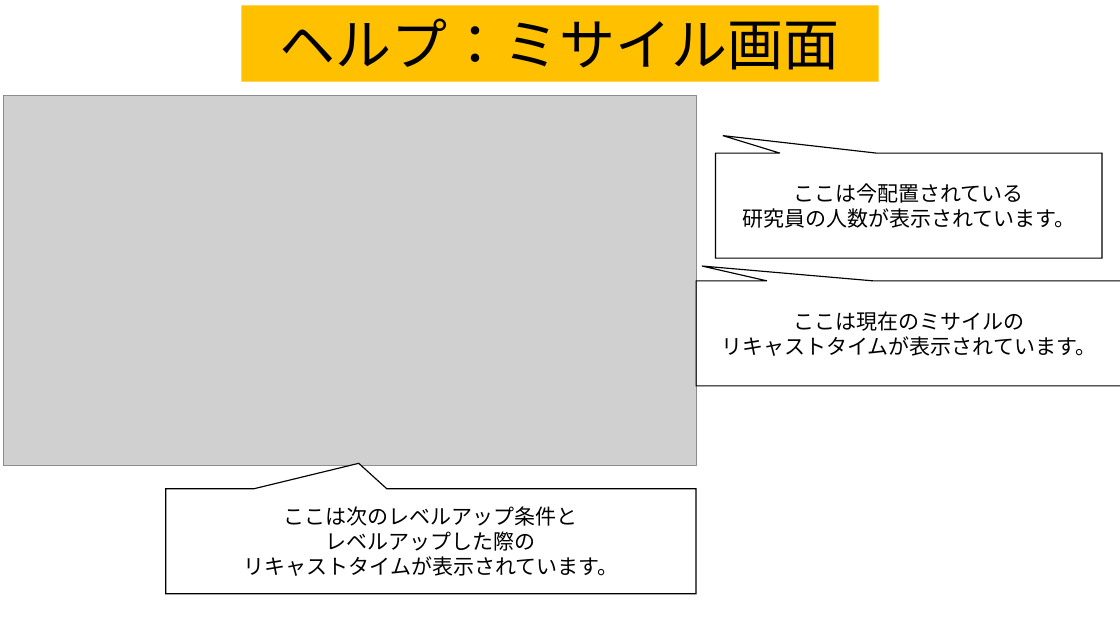
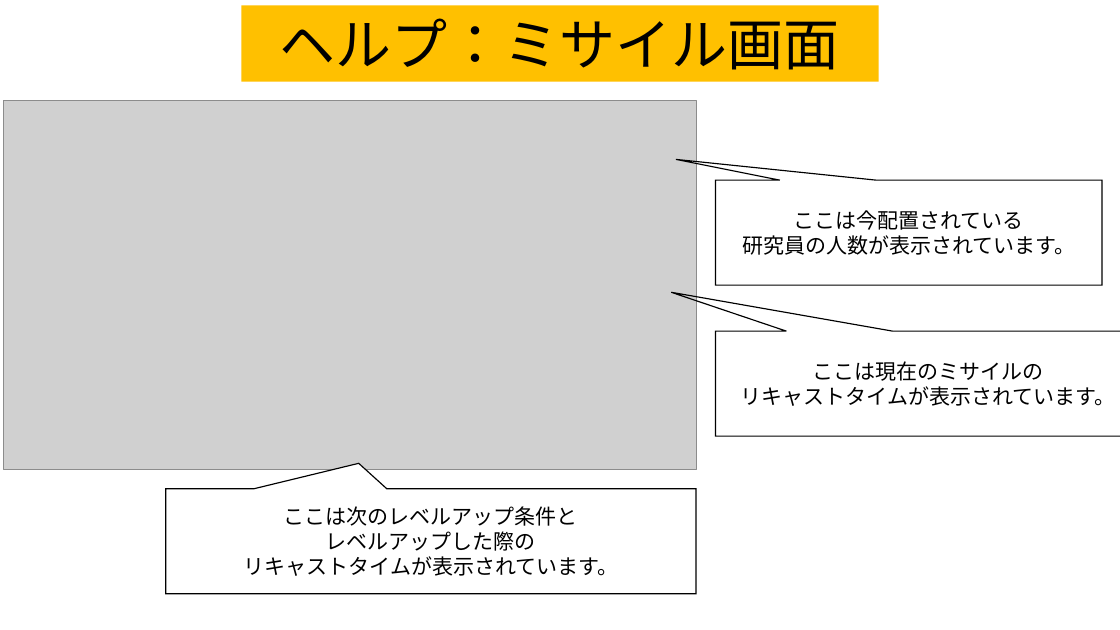
Before and after one commit to team556/team, a slide deck: slide 7 of 説明文.pptx (slide 8 before the commit). Drawn at 1120x630 pixels with LibreOffice and Linux fonts; fonts in the diff are those of the drawing; grey boxes stand for pictures. Boxes give left, top, right and bottom in pixels: in the first picture for what was removed or moved away, otherwise in the second. Text is boxed around its words. In the diff, an @@ line names an element or a change of style, - is before the commit and + after.

```diff
--- a/説明文.pptx
+++ b/説明文.pptx
@@ picture: place and size @@
-picture at [3, 96, 697, 466]
+picture at [3, 101, 697, 470]
@@ speech box "ここは今配置されている": place and size @@
-speech box "ここは今配置されている" at [716, 153, 1102, 258]
+speech box "ここは今配置されている" at [716, 180, 1102, 285]
@@ speech box "ここは今配置されている" at [716, 180, 1102, 285]: proportions changed @@
@@ speech box "ここは現在のミサイルの" at [716, 331, 1120, 436]: proportions changed @@
@@ speech box "ここは現在のミサイルの": place and size @@
-speech box "ここは現在のミサイルの" at [697, 281, 1120, 386]
+speech box "ここは現在のミサイルの" at [716, 331, 1120, 436]
```
Also in this commit, not shown: 2 other slides changed.
